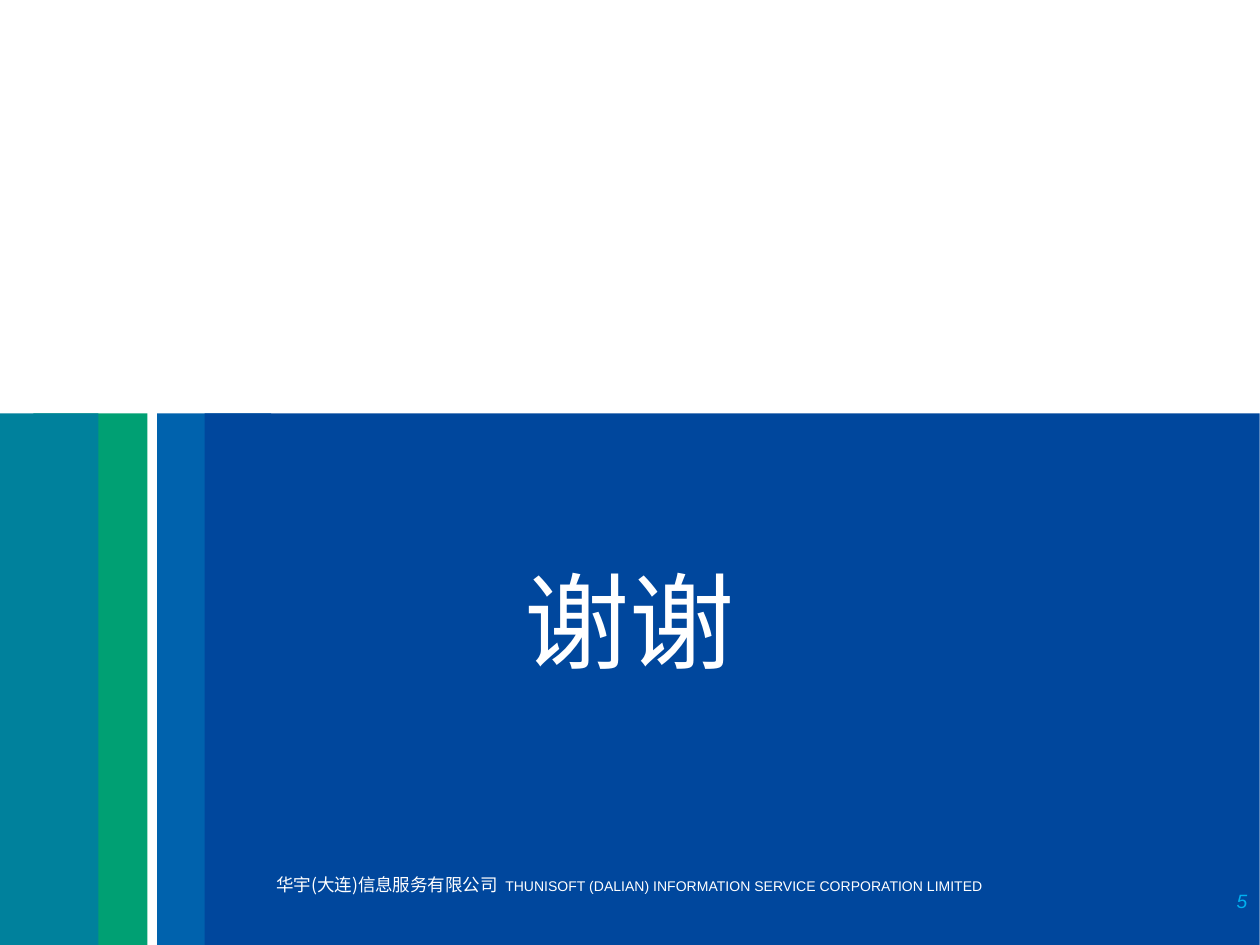
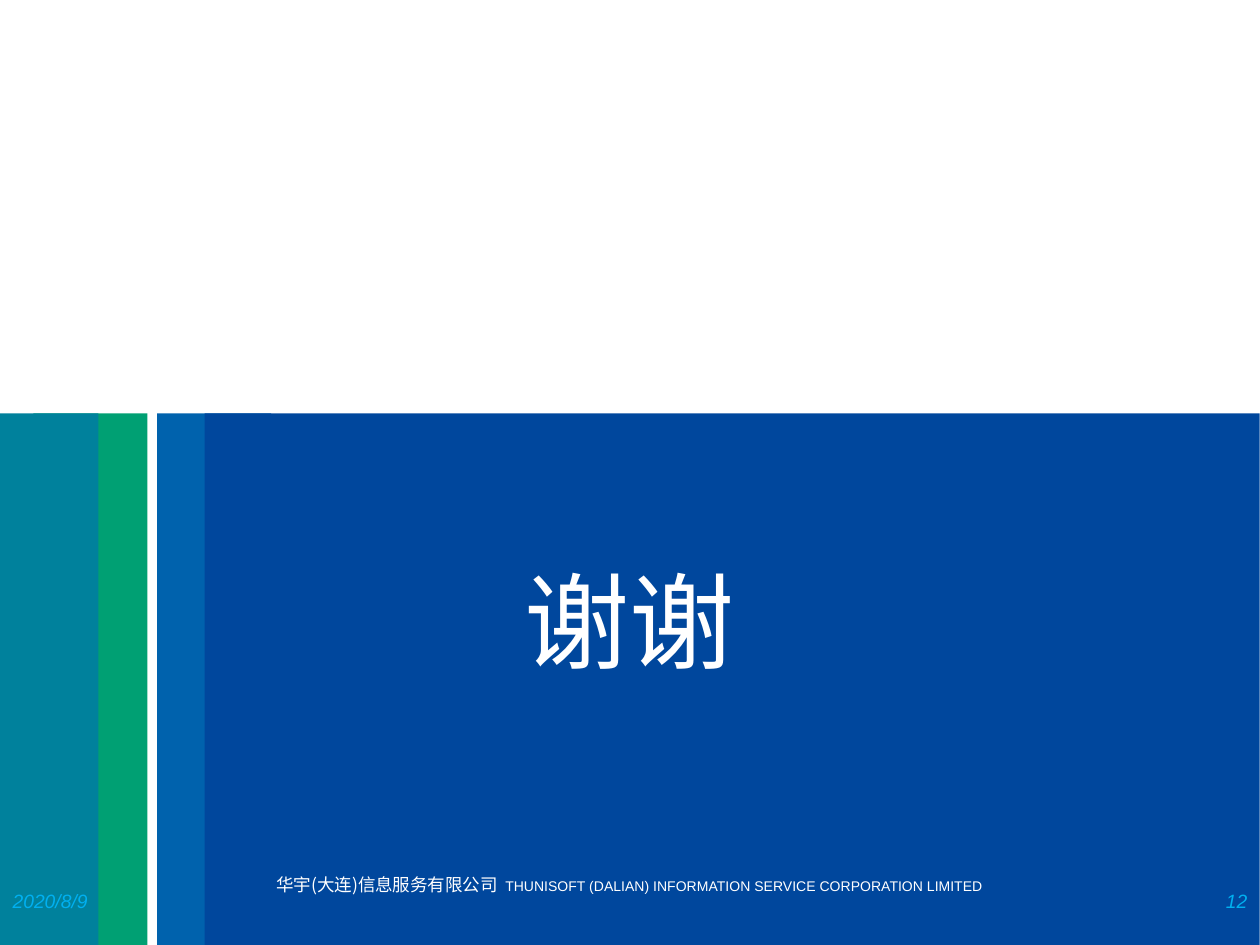
Before and after one commit to he8hepeng/thunisoftCli3, a slide deck: slide 12 of css教案（修改版）.pptx (slide 5 before the commit). Drawn at 1260x945 pixels with LibreOffice and Linux fonts; fonts in the diff are those of the drawing; background and template pictures are left out. Boxes give left, top, right and bottom in pixels: in the first picture for what was removed or moved away, otherwise in the second. Text is boxed around its words. In the diff, an @@ line names an element or a change of style, - is before the commit and + after.

```diff
--- a/css教案（修改版）.pptx
+++ b/css教案（修改版）.pptx
@@ text added at box(13, 894, 88, 908), 11 pt, text #00B0F0, italic @@
+2020/8/9
@@ page number at box(1226, 895, 1247, 908): text changed @@
-5
+12
```
Also in this commit, not shown: 4 other slides changed, 7 slides added, 15 other files.
